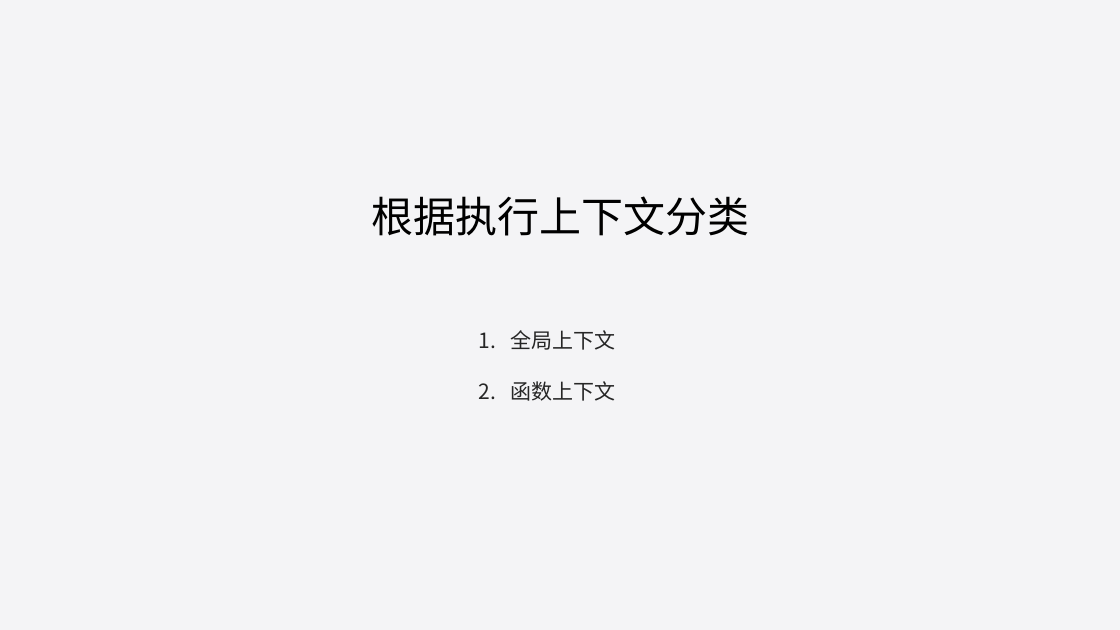
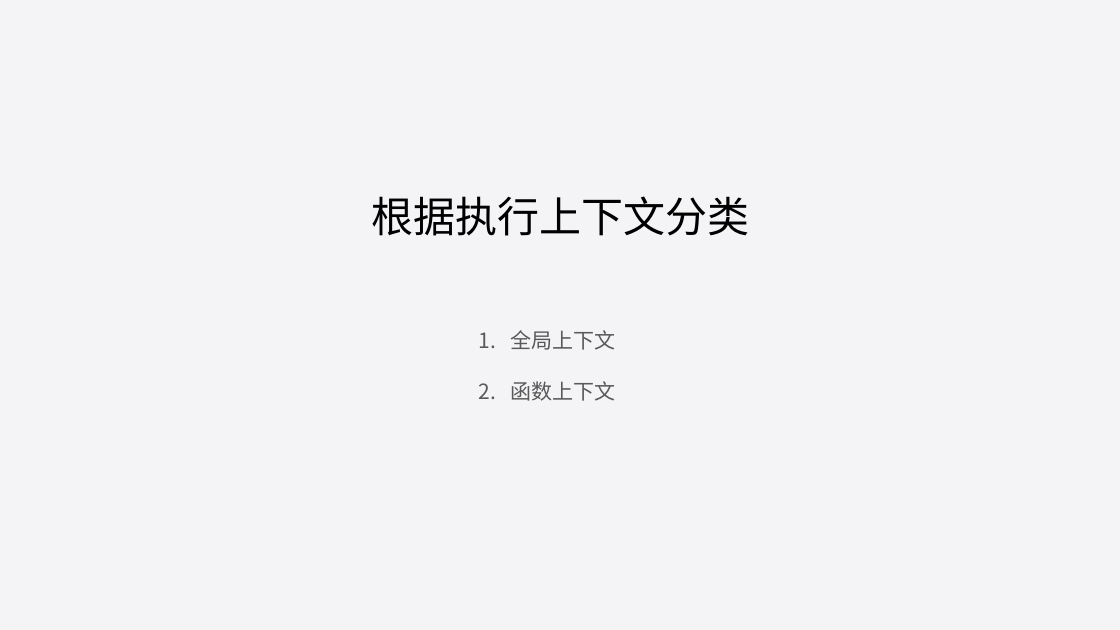
Before and after one commit to liuweiGL/share, a slide deck: slide 3 of ppt/JavaScript基础一.pptx. Drawn at 1120x630 pixels with LibreOffice and Linux fonts; fonts in the diff are those of the drawing. Boxes give left, top, right and bottom in pixels: in the first picture for what was removed or moved away, otherwise in the second. Text is boxed around its words. In the diff, an @@ line names an element or a change of style, - is before the commit and + after.

```diff
--- a/ppt/JavaScript基础一.pptx
+++ b/ppt/JavaScript基础一.pptx
@@ text "全局上下文" at (510,330,615,401): text colour #262626 to #595959 @@
```
Also in this commit, not shown: 6 other slides changed, 3 slides added, 7 other files.
